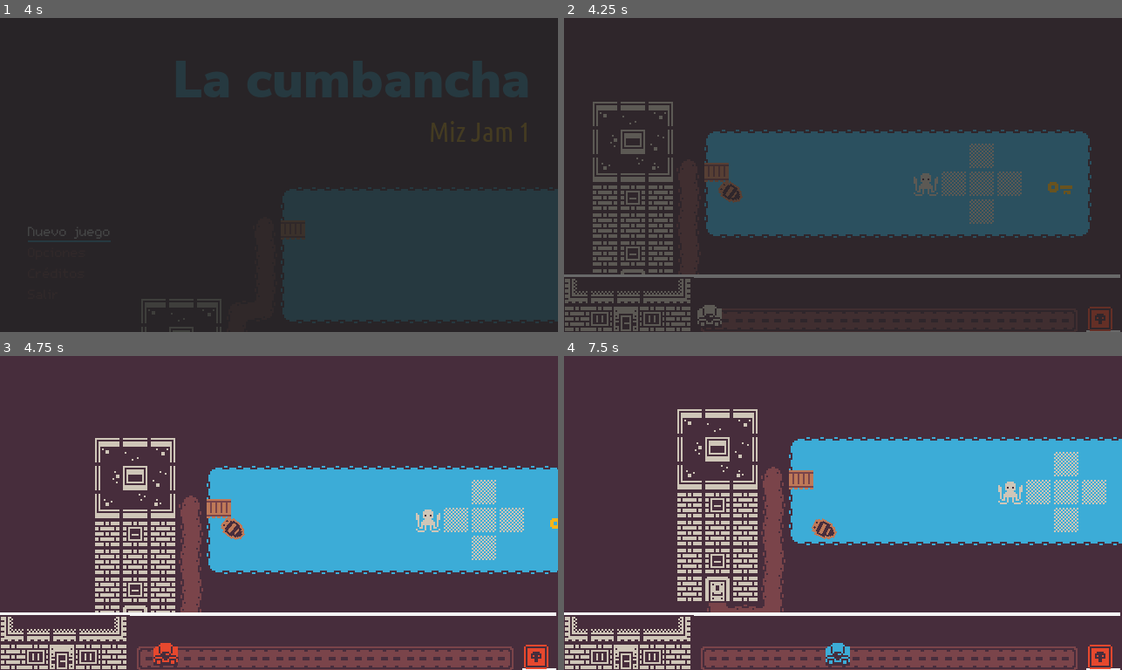
Above: before the commit, frames 1-4 (two rows, left to right).
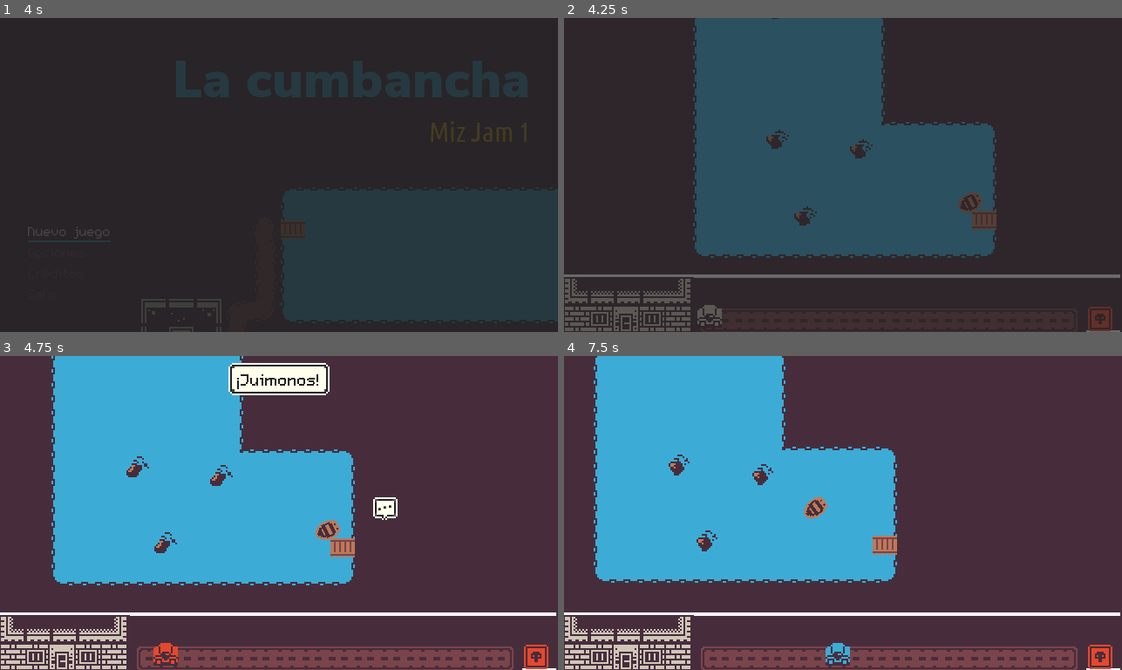
Above: after the commit, the same moments.

Repository: Perro-Viejo/miz-jam-1
Game: Godot game, scene res://src/Game/Game.tscn
Two runs of this game, one before a commit and one after it. Both use one fixed random seed, a clock stepped at 60 frames per second and the inputs below. Sound files missing from this copy of the repository are replaced by a short silence.
Inputs:
- Up to frame 1 (4 s): click "Nuevo juego" at 0.5 s; click "Nuevo juego" at 1.25 s; click "Créditos" at 2 s; click "Opciones" at 2.75 s; tap Enter (ui_accept) at 3.5, 3.77 s; hold D (Right) from 3.53 s (still down); tap X (Drop) at 3.6 s
- Up to frame 2 (4.25 s): keep holding D (Right)
- Up to frame 3 (4.75 s): release D (Right) at 4.28 s; hold S (Down) from 4.28 s (still down); tap Z (Grab) at 4.35 s; tap Enter (ui_accept) at 4.52 s
- Up to frame 4 (7.5 s): release S (Down) at 5.03 s; hold D (Right) 5.03-5.78 s; hold J (Journal) 5.03-5.78 s; hold W (Up) 5.78-6.53 s; tap X (Drop) at 5.85 s; tap Enter (ui_accept) at 6.02, 6.77 s; hold A (Left) from 6.53 s (still down); tap Z (Grab) at 6.6 s; tap J (Journal) at 7.35 s

Frame 1 is identical in both runs. In frame 2, 27% of the frame differs, in the area x 5-95%, y 0-82%; in frame 3, 40%; in frame 4, 42%, in the area x 5-100%, y 0-82%.

Commit message:
splash particle, button sfx, added signal for inventory, music adjustments for the game

Diff:
--- a/game/src/Audio/AudioManager.tscn
+++ b/game/src/Audio/AudioManager.tscn
@@ -24,6 +24,7 @@
 [ext_resource path="res://assets/audio/ui_button_menu_01.ogg" type="AudioStream" id=22]
 [ext_resource path="res://assets/audio/ui_button_menu_03.ogg" type="AudioStream" id=23]
 [ext_resource path="res://assets/audio/ui_button_menu_02.ogg" type="AudioStream" id=24]
+[ext_resource path="res://assets/audio/mx_win.ogg" type="AudioStream" id=25]
 
 [node name="AudioManager" type="Node2D"]
 script = ExtResource( 1 )
@@ -60,6 +61,10 @@
 
 [node name="Menu" type="AudioStreamPlayer" parent="MX"]
 stream = ExtResource( 6 )
+
+[node name="Win" type="AudioStreamPlayer" parent="MX"]
+stream = ExtResource( 25 )
+volume_db = -7.0
 
 [node name="Bomb" type="Node2D" parent="."]
 
--- a/game/src/Autoload/Event.gd
+++ b/game/src/Autoload/Event.gd
@@ -40,6 +40,7 @@
 signal rod_selected(rod)
 signal level_lost
 signal game_ended
+signal item_added(item)
 
 # Cosas de interruptores ▓▓▓▓▓▓▓▓▓▓▓▓▓▓▓▓▓▓▓▓▓▓▓▓▓▓▓▓▓▓▓▓▓▓▓▓▓▓▓▓▓▓▓▓▓▓▓▓▓▓▓▓▓▓▓ 
 signal switch_on(id)
--- a/game/src/Autoload/guiBrain.gd
+++ b/game/src/Autoload/guiBrain.gd
@@ -7,6 +7,7 @@
 onready var FocusDetect:Control = Control.new() #Use to detect if no button in focus
 var FocusGroup:Array
 var ButtonsSections:Dictionary = {}
+var previous_focus:Button
 
 func _ready()->void:
 	add_child(FocusDetect) #Without this it can't detect buttons in focus
@@ -37,6 +38,8 @@
 	force_focus()
 
 func _unhandled_input(event: InputEvent)->void:
+	FocusDetect.get_focus_owner()
+
 	if event.is_action_pressed("ui_cancel"):
 		if !Event.MainMenu:			#not in main menu
 			if !Event.Paused:
@@ -46,6 +49,10 @@
 		else:
 			print('gonococo')
 	elif FocusDetect.get_focus_owner() != null:	#There's already button in focus
+		if not previous_focus == FocusDetect.get_focus_owner():
+			Event.emit_signal("play_requested", "UI", "Button")
+			if FocusDetect.get_focus_owner() is Button:
+				previous_focus = FocusDetect.get_focus_owner()
 		return
 	elif event.is_action_pressed("ui_right"):
 		Event.emit_signal("Refocus")
--- a/game/src/Characters/Player/Player.gd
+++ b/game/src/Characters/Player/Player.gd
@@ -25,6 +25,7 @@
 var is_control_active = true
 
 func _ready() -> void:
+	speak("¡Juimonos!")
 	Event.connect('set_control_active', self, '_set_control_active')
 	Event.connect('player_killed', self, '_explode')
 	play_animation()
--- a/game/src/GUI/EndingLayer/EndingLayer.gd
+++ b/game/src/GUI/EndingLayer/EndingLayer.gd
@@ -24,6 +24,7 @@
 	guiBrain.force_focus()
 
 func _go_to_main_menu() -> void:
+	Event.emit_signal("stop_requested", "MX", "Win")
 	Event.ended = false
 	$Control.hide()
 	Event.emit_signal("ChangeScene", Data.get_data(Data.MAIN_MENU_SCN))
--- a/game/src/Game/Game.gd
+++ b/game/src/Game/Game.gd
@@ -58,7 +58,8 @@
 	NextScene = Loaded.resource
 	emit_signal("SceneIsLoaded")	#Scene fade signal in case it loads longer than fade out
 
-func change_scene()->void: #handle actual scene change
+func change_scene()->void:
+	 #handle actual scene change
 	if NextScene == null:
 		return
 	yield(get_tree(), "idle_frame") #continue on idle frame
@@ -68,6 +69,8 @@
 	CurrentSceneInstance = CurrentScene.instance()
 	$Levels.add_child(CurrentSceneInstance)
 	Data.set_data(Data.CURRENT_SCENE, CurrentSceneInstance.name)
+	if CurrentSceneInstance.name == 'MainMenu':
+		Event.emit_signal("play_requested", "MX", "Menu")
 
 func restart_scene():
 	if FadeState != IDLE:
--- a/game/src/Game/Game.tscn
+++ b/game/src/Game/Game.tscn
@@ -17,6 +17,7 @@
 
 [node name="MainMenu" parent="Levels" instance=ExtResource( 2 )]
 layer = -1
+First_Level = "res://src/Levels/Level2.tscn"
 
 [node name="HUDLayer" parent="." instance=ExtResource( 3 )]
 layer = 99
--- a/game/src/Inventory/Inventory.gd
+++ b/game/src/Inventory/Inventory.gd
@@ -48,7 +48,7 @@
 	return false
 
 func on_item_added(item) -> void:
-	pass
+	Event.emit_signal("item_added", item)
 
 func on_item_removed(item) -> void:
 	pass
--- a/game/src/Levels/LaMar.gd
+++ b/game/src/Levels/LaMar.gd
@@ -11,13 +11,13 @@
 	_player.rotation = initial_angle
 	# Conectarse a eventos del mundo chimpocomón
 	Event.connect('level_lost', self, '_on_lose')
-	Event.emit_signal("play_requested", "MX", "inGame")
 	Event.emit_signal("world_entered")
 
 func on_win():
 	_player.play_splatter(false)
 	Event.emit_signal("stop_requested", "Boat", "Loop")
 	Event.emit_signal("play_requested", "UI", "Win")
+	Event.emit_signal("play_requested", "MX", "Win")
 	Event.emit_signal("stop_requested", "MX", "inGame")
 	Event.emit_signal('set_control_active', false)
 
--- a/game/src/Particles/BombSplashParticle.gd
+++ b/game/src/Particles/BombSplashParticle.gd
@@ -2,6 +2,8 @@
 
 func _ready():
 	set_emitting(true)
+	$Splash_1.set_emitting(true)
+	$Splash_2.set_emitting(true)
 
 func _process(delta):
 	if not is_emitting():
--- a/game/src/Particles/BombSplashParticle.tscn
+++ b/game/src/Particles/BombSplashParticle.tscn
@@ -6,8 +6,10 @@
 max_value = 5.0
 _data = [ Vector2( 0, 1.55682 ), 0.0, -1.79186, 0, 0, Vector2( 0.519359, 1.17614 ), 0.0, 0.0, 0, 0, Vector2( 0.998665, 0.585227 ), -1.89141, 0.0, 0, 0 ]
 
+[sub_resource type="Curve" id=2]
+_data = [ Vector2( 0, 1 ), 0.0, 0.0, 0, 0, Vector2( 1, 0 ), -3.65357, 0.0, 0, 0 ]
+
 [node name="BombSplashParticle" type="CPUParticles2D"]
-position = Vector2( 257.387, 87.6812 )
 emitting = false
 amount = 22
 lifetime = 1.3
@@ -22,3 +24,34 @@
 scale_amount_curve = SubResource( 1 )
 color = Color( 0.811765, 0.776471, 0.721569, 1 )
 script = ExtResource( 1 )
+
+[node name="Splash_1" type="CPUParticles2D" parent="."]
+position = Vector2( 1.18939, -2.79975 )
+emitting = false
+amount = 10
+lifetime = 0.5
+one_shot = true
+explosiveness = 0.72
+emission_shape = 1
+emission_sphere_radius = 3.0
+gravity = Vector2( 0, 200 )
+initial_velocity = 45.0
+scale_amount = 1.2
+scale_amount_curve = SubResource( 2 )
+color = Color( 0.811765, 0.776471, 0.721569, 1 )
+
+[node name="Splash_2" type="CPUParticles2D" parent="."]
+position = Vector2( -2.00318, -3.14287 )
+scale = Vector2( -1, 1 )
+emitting = false
+amount = 10
+lifetime = 0.5
+one_shot = true
+explosiveness = 0.72
+emission_shape = 1
+emission_sphere_radius = 3.0
+gravity = Vector2( 0, 200 )
+initial_velocity = 45.0
+scale_amount = 1.2
+scale_amount_curve = SubResource( 2 )
+color = Color( 0.811765, 0.776471, 0.721569, 1 )
--- a/game/src/TitleScreen/MainMenu.gd
+++ b/game/src/TitleScreen/MainMenu.gd
@@ -43,6 +43,7 @@
 
 func _exit_tree()->void:
 	Event.emit_signal("stop_requested", "MX", "Menu")
+	Event.emit_signal("play_requested", "MX", "inGame")
 	Event.MainMenu = false				#switch bool for easier pause menu detection and more
 	guiBrain.gui_collect_focusgroup()	#Force re-collect buttons because main meno wont be there
 
Not shown, added: game/assets/audio/mx_win.ogg.import
Not shown: 1 places in game/src/Audio/AudioManager.tscn that only renumber resources
Not shown: 1 places in game/src/Particles/BombSplashParticle.tscn that only renumber resources
Not shown, added: game/assets/audio/mx_win.ogg
